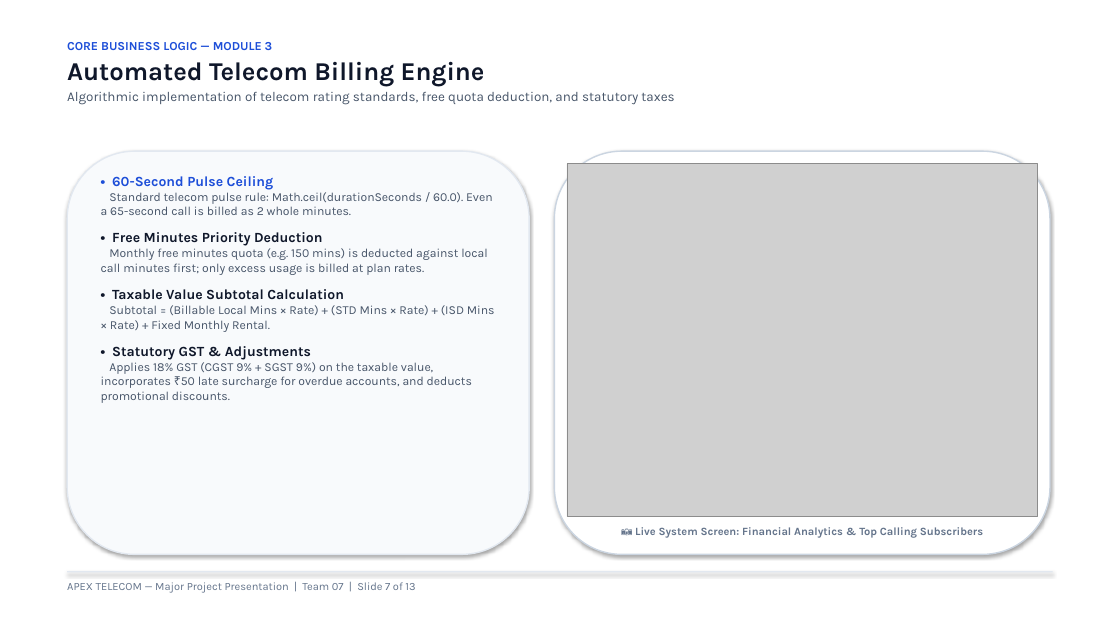
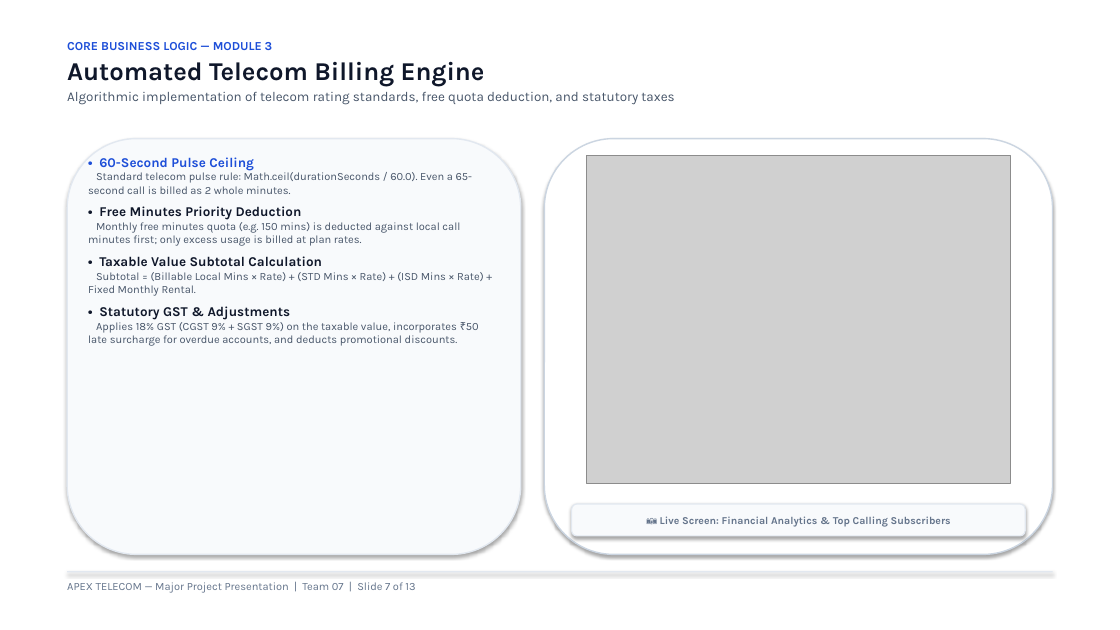
Before and after one commit to ashlesh0805/TelephoneBillManagementSystem, a slide deck: slide 7 of Telephone_Bill_Management_System_Team07.pptx. Drawn at 1120x630 pixels with LibreOffice and Linux fonts; fonts in the diff are those of the drawing; grey boxes stand for pictures. Boxes give left, top, right and bottom in pixels: in the first picture for what was removed or moved away, otherwise in the second. Text is boxed around its words. In the diff, an @@ line names an element or a change of style, - is before the commit and + after.

Commit message:
docs: polish deck widgets with comfortable margins, centered screenshots, and white theme

```diff
--- a/Telephone_Bill_Management_System_Team07.pptx
+++ b/Telephone_Bill_Management_System_Team07.pptx
@@ rounded rectangle: place and size @@
-rounded rectangle at box(67, 151, 529, 555)
+rounded rectangle at box(67, 139, 521, 555)
@@ rounded rectangle: place and size @@
-rounded rectangle at box(555, 151, 1050, 555)
+rounded rectangle at box(544, 139, 1053, 555)
@@ text "• 60-Second Pulse Ceiling": place and size @@
-text "• 60-Second Pulse Ceiling" at box(101, 176, 495, 403)
+text "• 60-Second Pulse Ceiling" at box(88, 157, 484, 346)
@@ text "• 60-Second Pulse Ceiling" at box(88, 157, 484, 346): size 12 to 11.5 pt in "• 60-Second Pulse Ceiling", "• Free Minutes Priority Deduction", "• Taxable Value Subtotal Calculation", "• Statutory GST & Adjustments"; size 10.5 to 9.5 pt in "Standard telecom pulse rule: Math.ceil(durationSeconds / 60. ...", "Monthly free minutes quota (e.g. 150 mins) ...", "Subtotal = (Billable Local Mins × Rate) ...", "Applies 18% GST (CGST 9% + SGST ..."; less space between paragraphs @@
@@ picture: place and size @@
-picture at box(567, 164, 1038, 517)
+picture at box(586, 155, 1011, 483)
@@ rounded rectangle "📷 Live Screen: Financial Analytics ...": place and size @@
-rounded rectangle "📷 Live Screen: Financial Analytics ..." at box(635, 527, 983, 538)
+rounded rectangle "📷 Live Screen: Financial Analytics ..." at box(571, 504, 1025, 536)
@@ rounded rectangle "📷 Live Screen: Financial Analytics ..." at box(571, 504, 1025, 536): vertical alignment top to middle; fill none to #F8FAFC; outline none to #E2E8F0 1 pt; shadow on @@
@@ text in rounded rectangle at box(660, 516, 951, 527): text changed; size 9.5 to 9 pt @@
-📷 Live System Screen: Financial Analytics & Top Calling Subscribers
+📷 Live Screen: Financial Analytics & Top Calling Subscribers
```
Also in this commit, not shown: 12 other slides changed, 3 other files.
